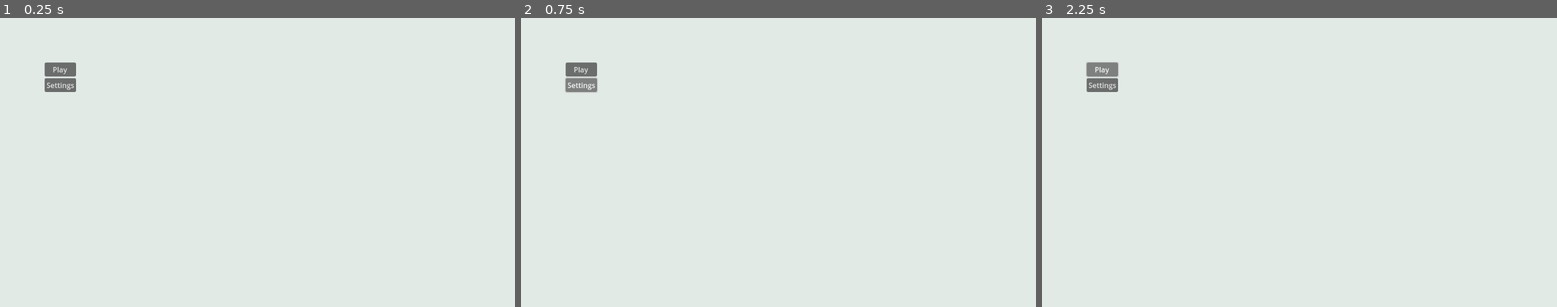
Above: before the commit, frames 1-3 (left to right).
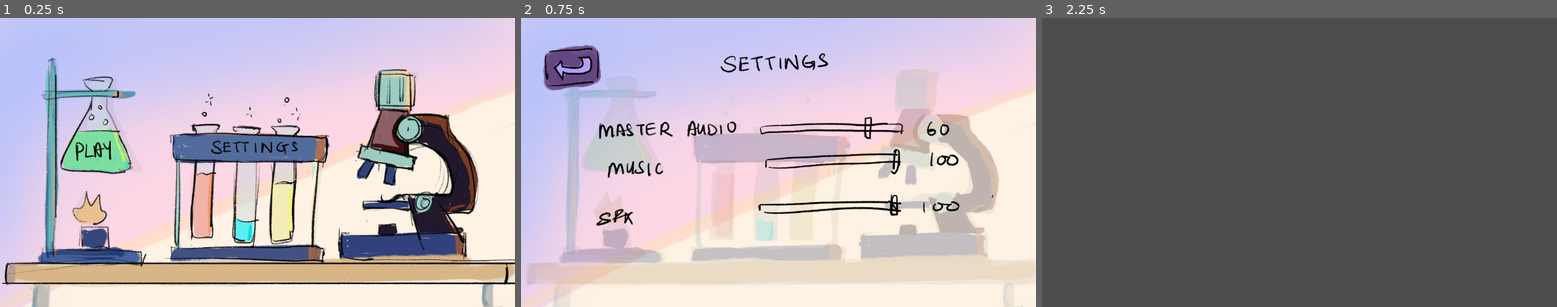
Above: after the commit, the same moments.

Repository: QuantumForgeGames/cellular-conquest
Game: Godot game, scene res://scenes/main_menu.tscn
The game is run twice, just before and just after one commit, with the same random seed, the same clock (stepped at 60 frames per second) and the same inputs. The project has no main scene, so this scene is started directly.
Inputs (mouse positions are in pixels of both pictures, inside the frame that each line leads up to; where the layout moved, square brackets give the same spot in the first picture):
- Up to frame 1 (0.25 s): no input
- Up to frame 2 (0.75 s): click (763, 208) [582, 84] at 0.5 s
- Up to frame 3 (2.25 s): click (1093, 67) at 1.27 s; click (1139, 153) [1103, 70] at 2 s

The runs differ from the first frame. In frame 1, 88% of the frame differs, in the area x 0-100%, y 0-100%; in frame 2, 85%; in frame 3, 100%.

Commit message:
Basic menu functionality.

Diff:
--- a/assets/icon.svg
+++ /dev/null
@@ -1 +0,0 @@
-<svg height="128" width="128" xmlns="http://www.w3.org/2000/svg"><rect x="2" y="2" width="124" height="124" rx="14" fill="#363d52" stroke="#212532" stroke-width="4"/><g transform="scale(.101) translate(122 122)"><g fill="#fff"><path d="M105 673v33q407 354 814 0v-33z"/><path d="m105 673 152 14q12 1 15 14l4 67 132 10 8-61q2-11 15-15h162q13 4 15 15l8 61 132-10 4-67q3-13 15-14l152-14V427q30-39 56-81-35-59-83-108-43 20-82 47-40-37-88-64 7-51 8-102-59-28-123-42-26 43-46 89-49-7-98 0-20-46-46-89-64 14-123 42 1 51 8 102-48 27-88 64-39-27-82-47-48 49-83 108 26 42 56 81zm0 33v39c0 276 813 276 814 0v-39l-134 12-5 69q-2 10-14 13l-162 11q-12 0-16-11l-10-65H446l-10 65q-4 11-16 11l-162-11q-12-3-14-13l-5-69z" fill="#478cbf"/><path d="M483 600c0 34 58 34 58 0v-86c0-34-58-34-58 0z"/><circle cx="725" cy="526" r="90"/><circle cx="299" cy="526" r="90"/></g><g fill="#414042"><circle cx="307" cy="532" r="60"/><circle cx="717" cy="532" r="60"/></g></g></svg>
--- a/scenes/main_menu.tscn
+++ b/scenes/main_menu.tscn
@@ -1,6 +1,11 @@
-[gd_scene load_steps=2 format=3 uid="uid://bbcgyhfuawphf"]
+[gd_scene load_steps=7 format=3 uid="uid://bbcgyhfuawphf"]
 
 [ext_resource type="Script" path="res://scripts/main_menu.gd" id="1_eworb"]
+[ext_resource type="Texture2D" uid="uid://f1ooirglqf2o" path="res://assets/main_menu_background.png" id="2_pad0y"]
+[ext_resource type="Texture2D" uid="uid://dvf3s5nqapjxb" path="res://assets/play_button_normal.png" id="3_ma8a7"]
+[ext_resource type="Texture2D" uid="uid://ba0yfkh7g78pw" path="res://assets/play_button_hovered.png" id="4_h7285"]
+[ext_resource type="Texture2D" uid="uid://baobrkf7ci5c3" path="res://assets/settings_button_normal.png" id="5_j503j"]
+[ext_resource type="Texture2D" uid="uid://bnst3rea68l76" path="res://assets/settings_button_hovered.png" id="6_cqy1y"]
 
 [node name="Main Menu" type="Control"]
 layout_mode = 3
@@ -11,37 +16,44 @@
 grow_vertical = 2
 script = ExtResource("1_eworb")
 
-[node name="TemporaryRect" type="ColorRect" parent="."]
+[node name="BackgroundRect" type="TextureRect" parent="."]
 layout_mode = 1
 anchors_preset = 15
 anchor_right = 1.0
 anchor_bottom = 1.0
 grow_horizontal = 2
 grow_vertical = 2
-color = Color(0.886275, 0.917647, 0.901961, 1)
+texture = ExtResource("2_pad0y")
+expand_mode = 3
 
-[node name="MarginContainer" type="MarginContainer" parent="."]
+[node name="PlayButton" type="TextureButton" parent="."]
 layout_mode = 1
-anchors_preset = 15
-anchor_right = 1.0
-anchor_bottom = 1.0
+anchors_preset = -1
+anchor_left = 0.579861
+anchor_top = 0.828704
+anchor_right = 0.579861
+anchor_bottom = 0.828704
+offset_left = -532.0
+offset_top = -284.0
+offset_right = -271.0
+offset_bottom = -122.0
 grow_horizontal = 2
 grow_vertical = 2
-theme_override_constants/margin_left = 100
-theme_override_constants/margin_top = 100
+scale = Vector2(0.6, 0.6)
+texture_normal = ExtResource("3_ma8a7")
+texture_hover = ExtResource("4_h7285")
+metadata/_edit_use_anchors_ = true
 
-[node name="VBoxContainer" type="VBoxContainer" parent="MarginContainer"]
-layout_mode = 2
-size_flags_horizontal = 0
-size_flags_vertical = 0
+[node name="SettingsButton" type="TextureButton" parent="."]
+layout_mode = 0
+offset_left = 431.0
+offset_top = 348.0
+offset_right = 814.0
+offset_bottom = 610.0
+scale = Vector2(0.6, 0.6)
+texture_normal = ExtResource("5_j503j")
+texture_hover = ExtResource("6_cqy1y")
+metadata/_edit_use_anchors_ = true
 
-[node name="PlayButton" type="Button" parent="MarginContainer/VBoxContainer"]
-layout_mode = 2
-text = "Play"
-
-[node name="SettingsButton" type="Button" parent="MarginContainer/VBoxContainer"]
-layout_mode = 2
-text = "Settings"
-
-[connection signal="pressed" from="MarginContainer/VBoxContainer/PlayButton" to="." method="_on_play_button_pressed"]
-[connection signal="pressed" from="MarginContainer/VBoxContainer/SettingsButton" to="." method="_on_settings_button_pressed"]
+[connection signal="pressed" from="PlayButton" to="." method="_on_play_button_pressed"]
+[connection signal="pressed" from="SettingsButton" to="." method="_on_settings_button_pressed"]
--- /dev/null
+++ b/scenes/settings_menu.tscn
@@ -0,0 +1,45 @@
+[gd_scene load_steps=5 format=3 uid="uid://m5wm72uy65ft"]
+
+[ext_resource type="Script" path="res://scripts/settings_menu.gd" id="1_5t43p"]
+[ext_resource type="Texture2D" uid="uid://dhbyt5q3od125" path="res://assets/settings_background.png" id="2_n7eaq"]
+[ext_resource type="Texture2D" uid="uid://70hfkguxc2si" path="res://assets/back_button_normal.png" id="3_ji02m"]
+[ext_resource type="Texture2D" uid="uid://dnlg31rvf6vlj" path="res://assets/back_button_hover.png" id="4_isuuv"]
+
+[node name="Settings Menu" type="Control"]
+layout_mode = 3
+anchors_preset = 15
+anchor_right = 1.0
+anchor_bottom = 1.0
+grow_horizontal = 2
+grow_vertical = 2
+script = ExtResource("1_5t43p")
+
+[node name="TextureRect" type="TextureRect" parent="."]
+layout_mode = 1
+anchors_preset = 15
+anchor_right = 1.0
+anchor_bottom = 1.0
+grow_horizontal = 2
+grow_vertical = 2
+texture = ExtResource("2_n7eaq")
+expand_mode = 2
+
+[node name="TextureButton" type="TextureButton" parent="."]
+layout_mode = 1
+anchors_preset = 8
+anchor_left = 0.5
+anchor_top = 0.5
+anchor_right = 0.5
+anchor_bottom = 0.5
+offset_left = -527.0
+offset_top = -263.0
+offset_right = -309.0
+offset_bottom = -93.0
+grow_horizontal = 2
+grow_vertical = 2
+scale = Vector2(0.6, 0.6)
+texture_normal = ExtResource("3_ji02m")
+texture_hover = ExtResource("4_isuuv")
+metadata/_edit_use_anchors_ = true
+
+[connection signal="pressed" from="TextureButton" to="." method="_on_texture_button_pressed"]
--- a/scripts/main_menu.gd
+++ b/scripts/main_menu.gd
@@ -1,8 +1,7 @@
 extends Control
 
 func _on_play_button_pressed():
-	pass # Replace with function body.
-
+	get_tree().change_scene_to_file("res://scenes/main.tscn")
 
 func _on_settings_button_pressed():
-	pass # Replace with function body.
+	get_tree().change_scene_to_file("res://scenes/settings_menu.tscn")
--- /dev/null
+++ b/scripts/settings_menu.gd
@@ -0,0 +1,4 @@
+extends Control
+
+func _on_texture_button_pressed():
+	get_tree().change_scene_to_file("res://scenes/main_menu.tscn")
Binary file added: assets/back_button_hover.png
Not shown, added: assets/back_button_hover.png.import
Binary file added: assets/back_button_normal.png
Not shown, added: assets/back_button_normal.png.import
Binary file added: assets/main_menu_background.png
Not shown, added: assets/main_menu_background.png.import
Binary file added: assets/play_button_hovered.png
Not shown, added: assets/play_button_hovered.png.import
Binary file added: assets/play_button_normal.png
Not shown, added: assets/play_button_normal.png.import
Binary file added: assets/settings_background.png
Not shown, added: assets/settings_background.png.import
(and 6 more such lines)
